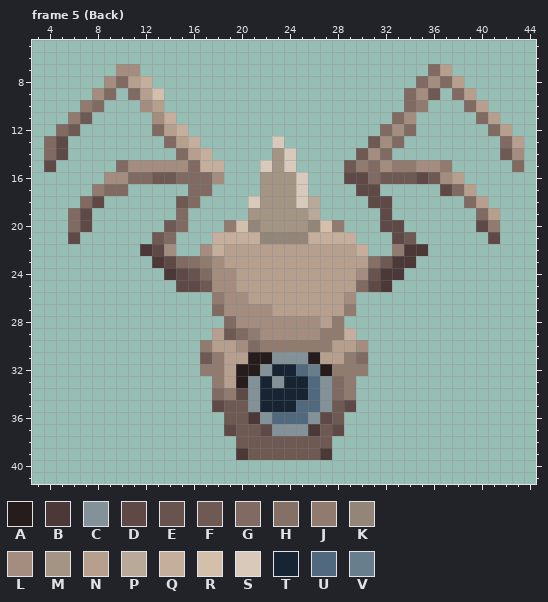
Pixel-art file -- assets/Images/Enemies/Enemy_FRS_Zapper.ase. Above is the file before it was changed.
48x48 pixels, 25 frames. Colours within 5 levels of each other are drawn and written as one. Shown: frame 5 (Back): x 3..44, y 5..41.
Visible layers, top first: "Layer 1", "new model/front arm", "new model/back arm", "new model/wand/ball", "new model/Eye", "new model/Head", "new model/wingalings".
Palette (. is transparent): A #271c1c  B #4d3838  C #839299  D #5e4946  E #68534e  F #6f5953  G #806a61  H #847065  J #917a6e  K #938678  L #a48d7e  M #a49483  N #b69f8d  P #b9a999  Q #c5af9c  R #d3bfaa  S #d8c9ba  T #162433  U #50697f  V #697e8c
Pixels before, frame 5 (Back), first column x 4:
 7 ......LL........................GN......
 8 .....LGNQ......................GLGN.....
 9 ....LG.GNR....................GLF.GN....
10 ...JG...LN....................GJ...GN...
11 ..JF.....LQ..................GL.....GN..
12 .GF......GNQ................GLG......GN.
13 GD........GNQ......S.......FLG........GN
14 GD.........GNQ.....MS.....FLG.........FL
15 D.....GLLLLLGQQ...SMS....FJGLJJLLJ.....G
16 .....LLGGFFGGGL...MMMS...DDGFFFDFLN.....
17 ....JGG.....GG....MMMS....DD.....DGN....
18 ...GD......FG....SMMMSP....DD......GN...
19 ..GD.......G.....MMMMMP.....D.......GN..
20 ..GD......FG...JRKMMMMKRJ...DD......DJ..
21 ..D......FG...QQQQKKKKQQQQ...DF......D..
22 ........BDL..LQNNNNNNNNNNNQ..JBB........
23 .........BDGHJLNNNNNNNNNNNNHFBB.........
24 ..........BDEGLLNNNNNNNNNNLEBB..........
25 ...........DDFLLNNNNNNNNNNGDB...........
26 ..............JLLNNNNNNNNL..............
27 ..............GLLLLNNNNNNJ..............
28 ...............GLLLLLLLNJ...............
29 ..............NFGJLLLLLJJQ..............
30 .............JNNLGJJJJJJNNL.............
31 .............FJNNAACCCANNJG.............
32 .............JJNAACTTUVAJJJ.............
33 ..............JNACTCTTUCGJ..............
34 ..............GJDCTTTTUCGJ..............
35 ..............DFFCTTTUUCFD..............
36 ...............FFBCUUUCDF...............
37 ...............DFFDCCCBFD...............
38 ................FFFFFFFF................
39 ................BFFFFFFB................
The same view after the edit:
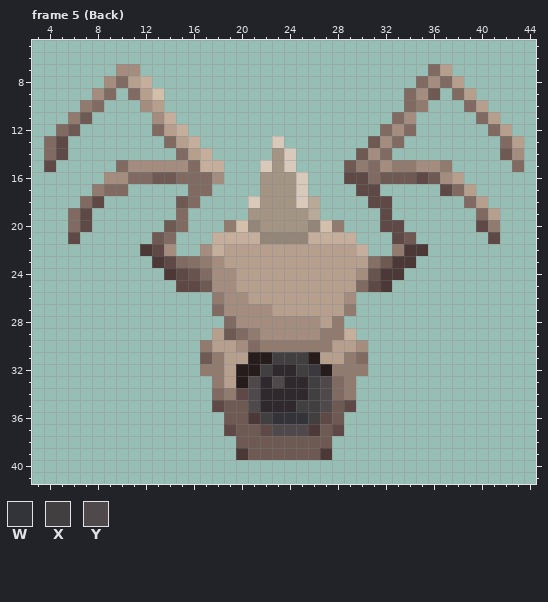
Colours new in this view: W #33333a  X #423f41  Y #50494b
The edit:
colour T: #162433 -> #2f282d
colour V: #697e8c -> #3b393d
Changed rows in their new state; - is a pixel that keeps its letter.
Frame 5 (Back), layer "new model/wand/ball":
first column x 21:
31 --XXX--
32 -X--X--
33 Y-Y--XY
34 Y----XY
35 Y---XXY
36 -XWWWX-
37 --YYY--
